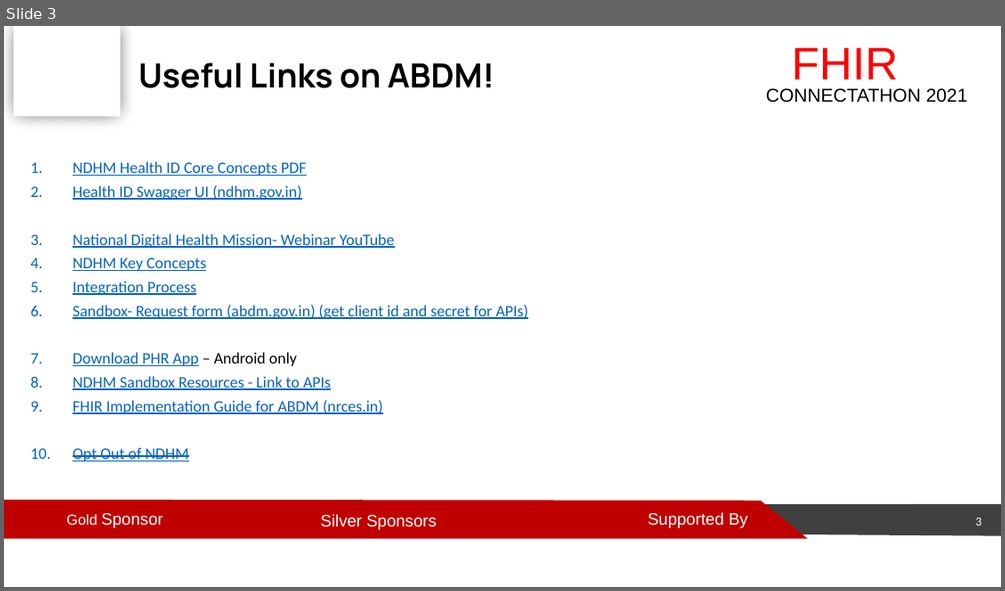
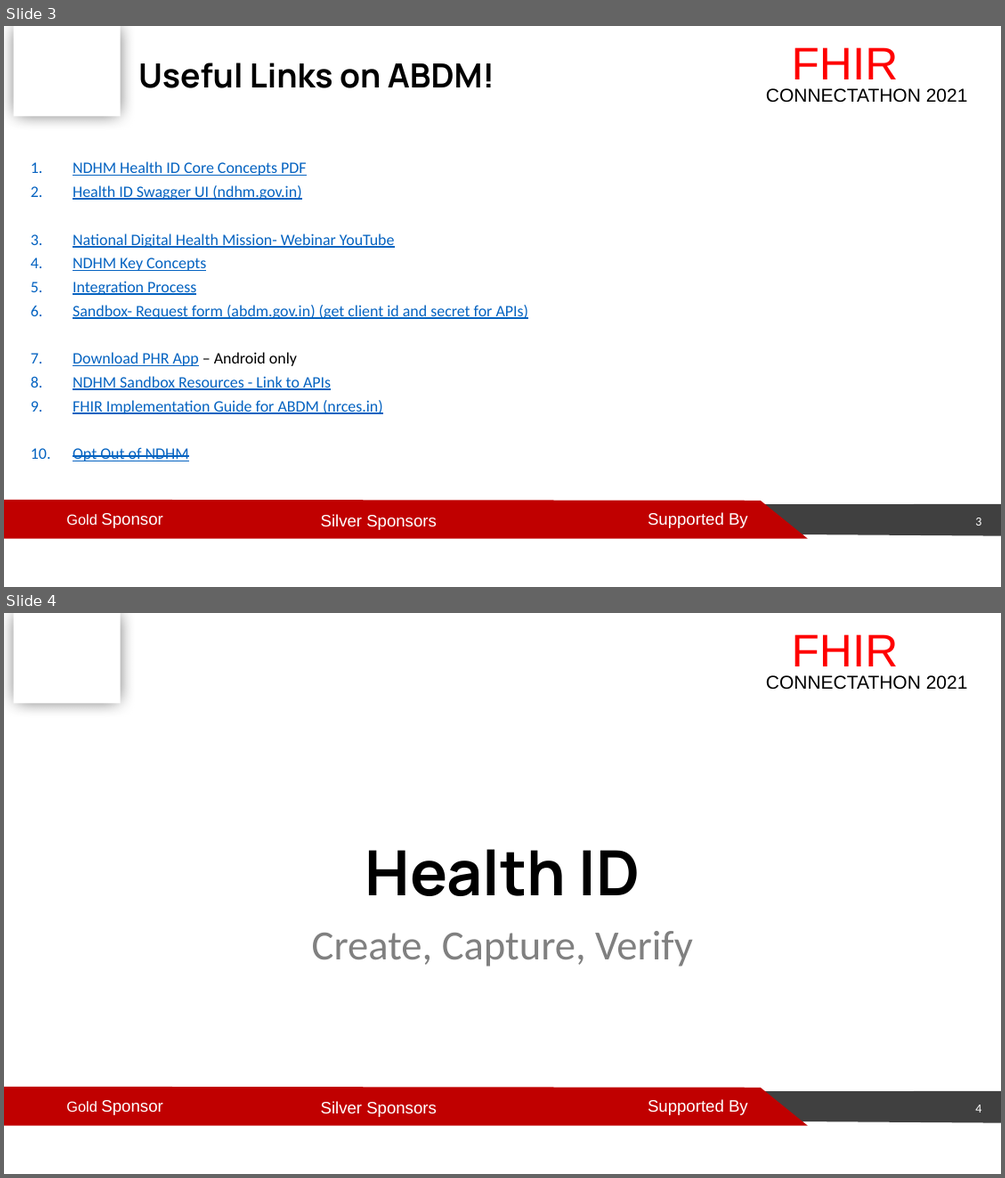
Before and after one commit to HL7India/Connectathon2021, a slide deck: abdmImplementation/IndiaFHIR-CAT21-ABDM-Technical.pptx. Shown one above the other, each under a label of ours: slide 3 before the commit, slides 3 and 4 after it. The pictures are 1005x591 and 1005x1178 pixels, drawn with LibreOffice and Linux fonts; fonts in the diff are those of the drawing; background and template pictures are left out. Boxes give left, top, right and bottom in pixels: in the first picture for what was removed or moved away, otherwise in the second. Text is boxed around its words. In the diff, an @@ line names an element or a change of style, - is before the commit and + after.

```diff
--- a/abdmImplementation/IndiaFHIR-CAT21-ABDM-Technical.pptx
+++ b/abdmImplementation/IndiaFHIR-CAT21-ABDM-Technical.pptx
@@ slide 4 added at [4,613,1001,1174], background #FFFFFF; not listed: 8 template elements that a slide beside it also shows @@
@@ title added at [365,849,640,896], 60 pt, text #000000, bold @@
+Health ID
@@ subtitle added at [312,931,693,966], 40 pt, text #808080 @@
+Create, Capture, Verify
@@ page number added at [975,1104,981,1112], 12 pt, text #FFFFFF @@
+4
```
Also in this commit, not shown: 6 other slides added.
